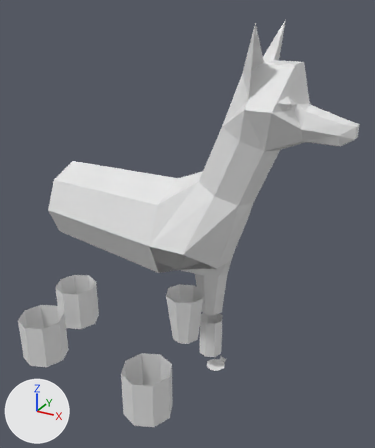
Renders of the Blender file 3d/dog/little-blocks.blend from each side of a commit.
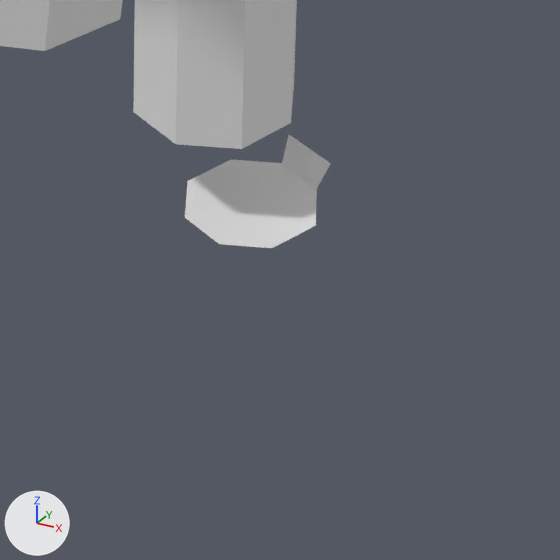
Old and new are each drawn whole from a camera (50 mm lens) standing at (9.14, -14.75, 6.93) and looking at (0.47, 1.02, -0.96) and again close up on the part from 48% to 69% of the width and 75% to 92% of the height. The axes (+X, +Y, +Z) are drawn at lower left. The lights are the same throughout.

Objects in the first close-up: 'Плоскость'.
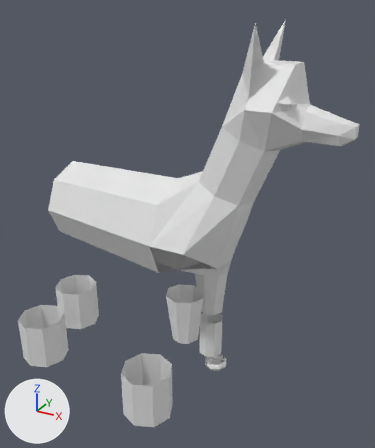
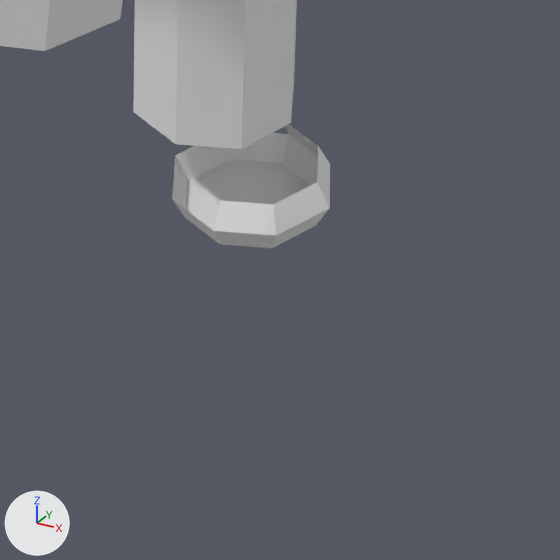
Pixel boxes (x1, y1, x2, y2) of what changed, in the close-ups (560 x 560 px):
'Плоскость', reshaped
    before: (0, 0, 331, 248)
    after: (0, 0, 330, 248)
part 1 of me_плоскость, built on
    before: (282, 135, 331, 189)
    after: (172, 124, 330, 248)

The edits, one by one:
me_плоскость is used by ob_плоскость; location (0.0, 0.0, 0.0).
me_плоскость had 204 vertices, 250 faces and spanned x -7.55..6.4, y -2.38..3.28, z -8.22..6.3.
me_плоскость now has 215 vertices, 261 faces and spans x -7.55..6.4, y -2.38..3.28, z -8.22..6.3.
Part 1, on me_плоскость:
1 vertex is removed from x 2.12, y 1.36, z -6.85.
1 face is deleted.
12 vertices are added at x 1.32..2.28, y 0.52..1.4, z -6.85..-6.7.
12 new faces join them.
